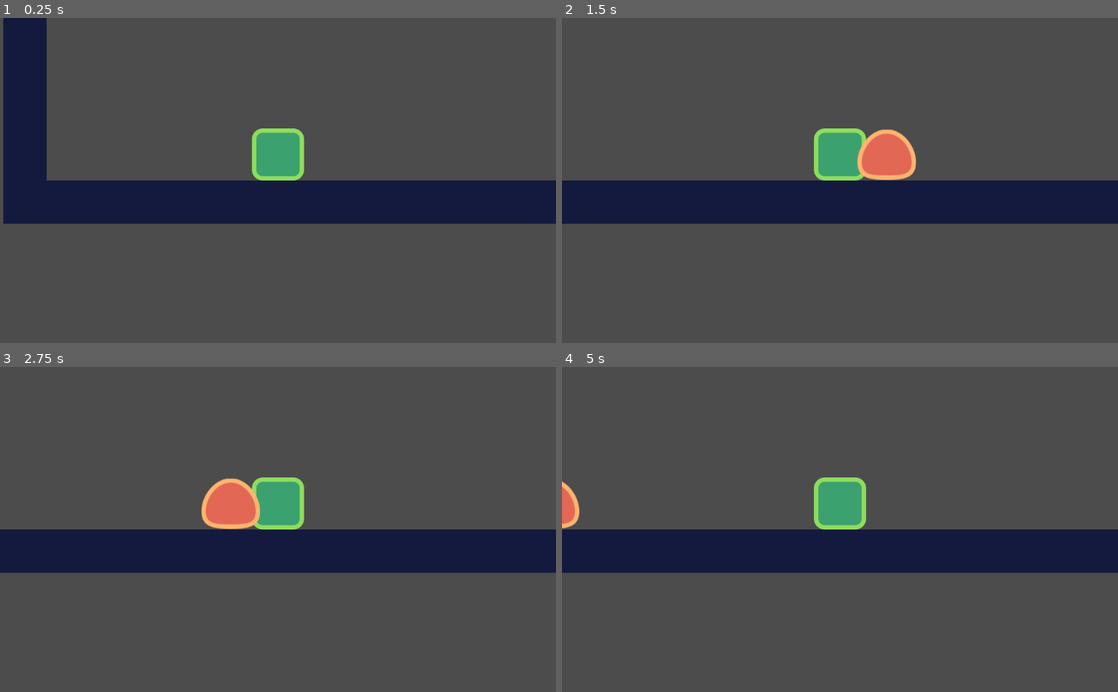
Above: before the commit, frames 1-4 (two rows, left to right).
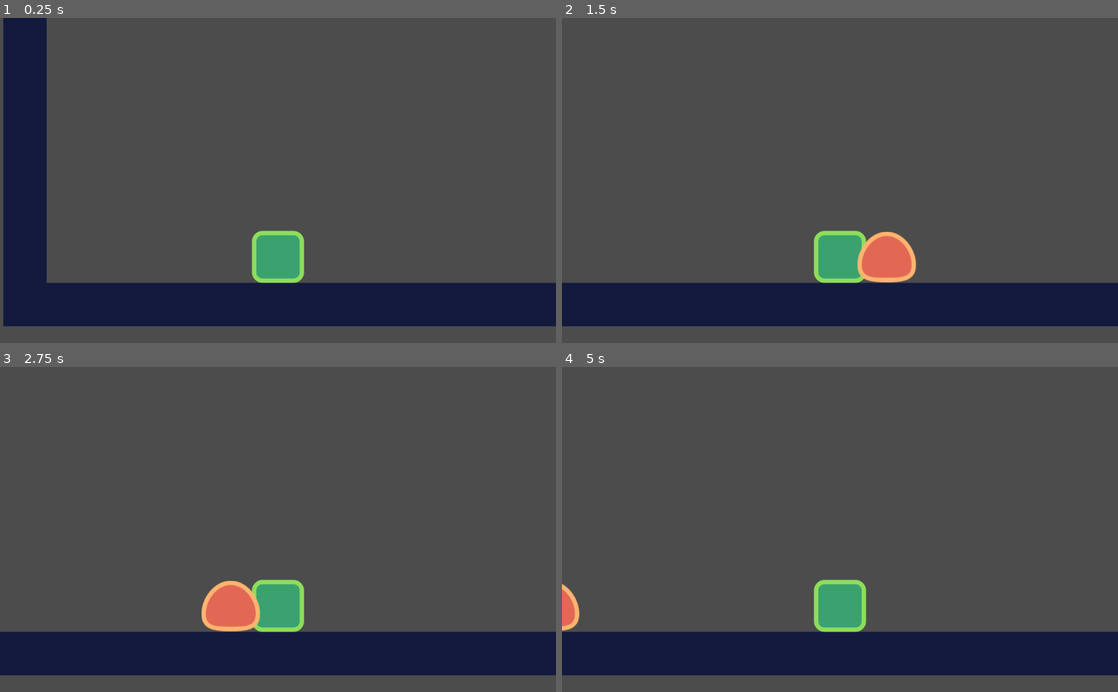
Above: after the commit, the same moments.

Repository: mai-soup/2DPlatformerGodot
Game: Godot game, scene res://src/Levels/LevelTemplate.tscn
The game is run twice, just before and just after one commit, with the same random seed, the same clock (stepped at 60 frames per second) and the same inputs. The project has no main scene, so this scene is started directly.
Inputs:
- Up to frame 1 (0.25 s): no input
- Up to frame 2 (1.5 s): tap Enter at 0.5 s; hold D (move_right) from 0.53 s (still down); tap W (jump) at 0.77 s
- Up to frame 3 (2.75 s): tap W (jump) at 1.52 s; release D (move_right) at 2.03 s; hold A (move_left) from 2.03 s (still down)
- Up to frame 4 (5 s): tap Space at 2.75 s; release A (move_left) at 2.78 s; hold D (move_right) 2.78-4.28 s; tap W (jump) at 3.02, 3.77, 4.52 s; hold A (move_left) from 4.28 s (still down)

The runs differ from the first frame. In frame 1, 30% of the frame differs, in the area x 0-100%, y 33-95%; in frame 2, 32%; in frame 3, 32%; in frame 4, 30%.

Commit message:
move camera higher

Diff:
--- a/src/Actors/Player.tscn
+++ b/src/Actors/Player.tscn
@@ -21,4 +21,5 @@
 shape = SubResource( 1 )
 
 [node name="Camera2D" type="Camera2D" parent="."]
+position = Vector2( 0, -189 )
 current = true
